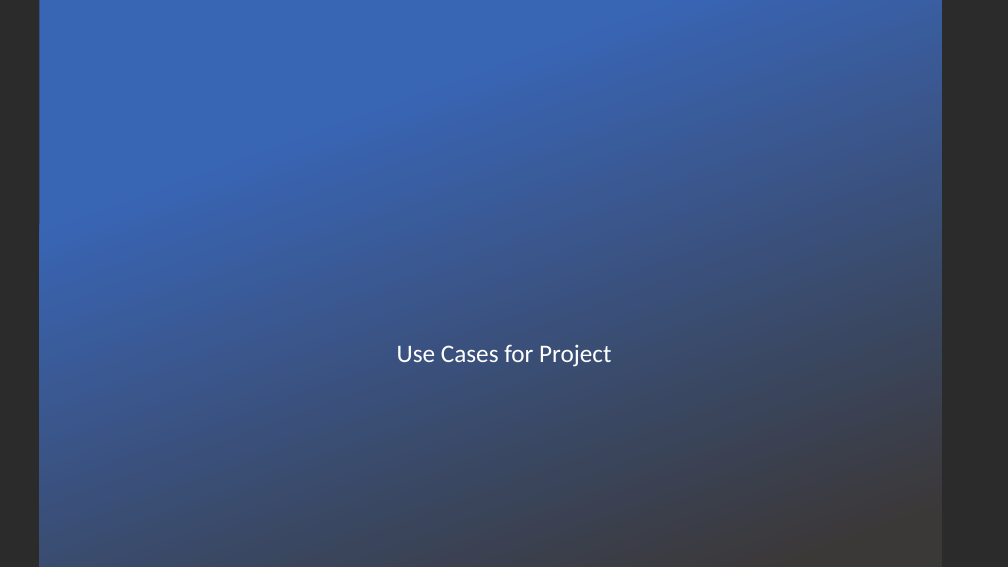
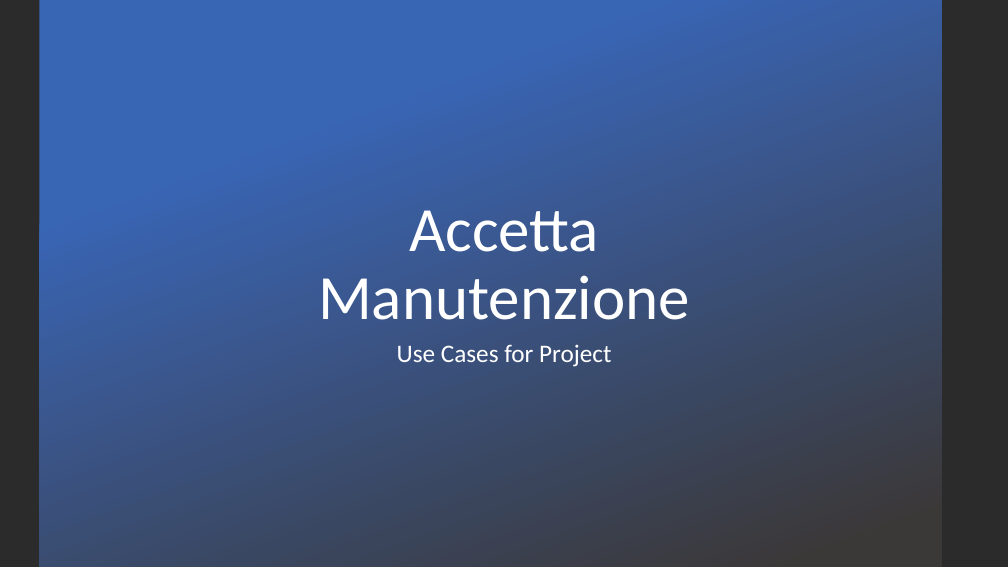
Before and after one commit to itsar19-20/mes, a slide deck: slide 1 of docs/Accetta_Manuntenzione.pptx. Drawn at 1008x567 pixels with LibreOffice and Linux fonts; fonts in the diff are those of the drawing; background and template pictures are left out; a plain dark background stands for a picture behind light text. Boxes give left, top, right and bottom in pixels: in the first picture for what was removed or moved away, otherwise in the second. Text is boxed around its words. In the diff, an @@ line names an element or a change of style, - is before the commit and + after.

```diff
--- a/docs/Accetta_Manuntenzione.pptx
+++ b/docs/Accetta_Manuntenzione.pptx
@@ title added at box(318, 210, 690, 320), 60 pt, text #FFFFFF @@
+Accetta Manutenzione
```
